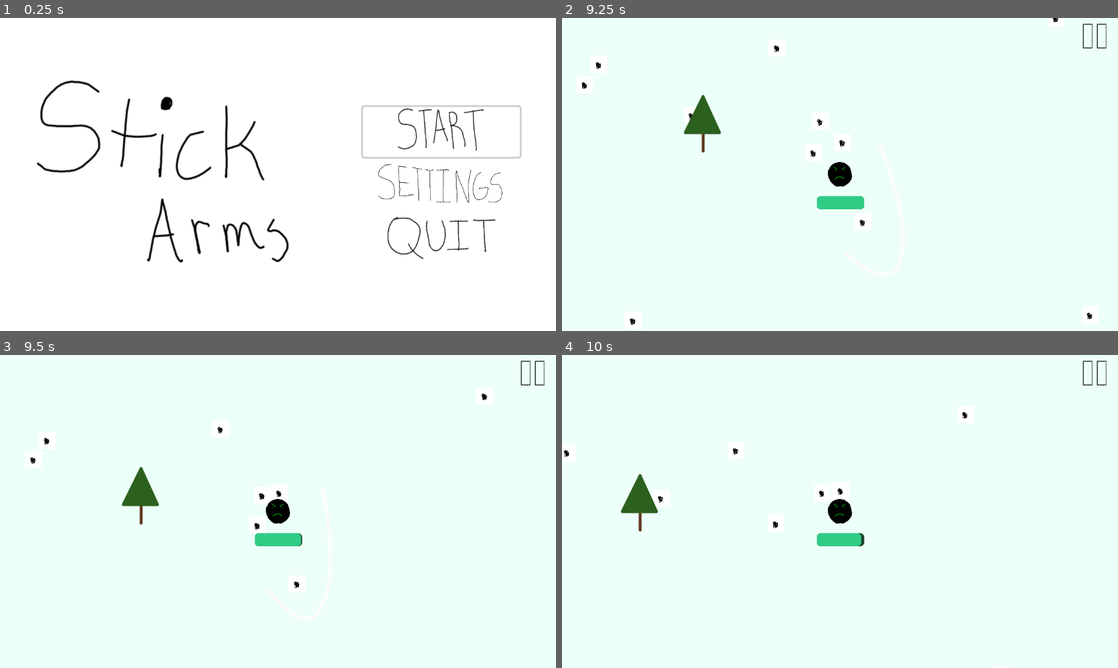
Above: before the commit, frames 1-4 (two rows, left to right).
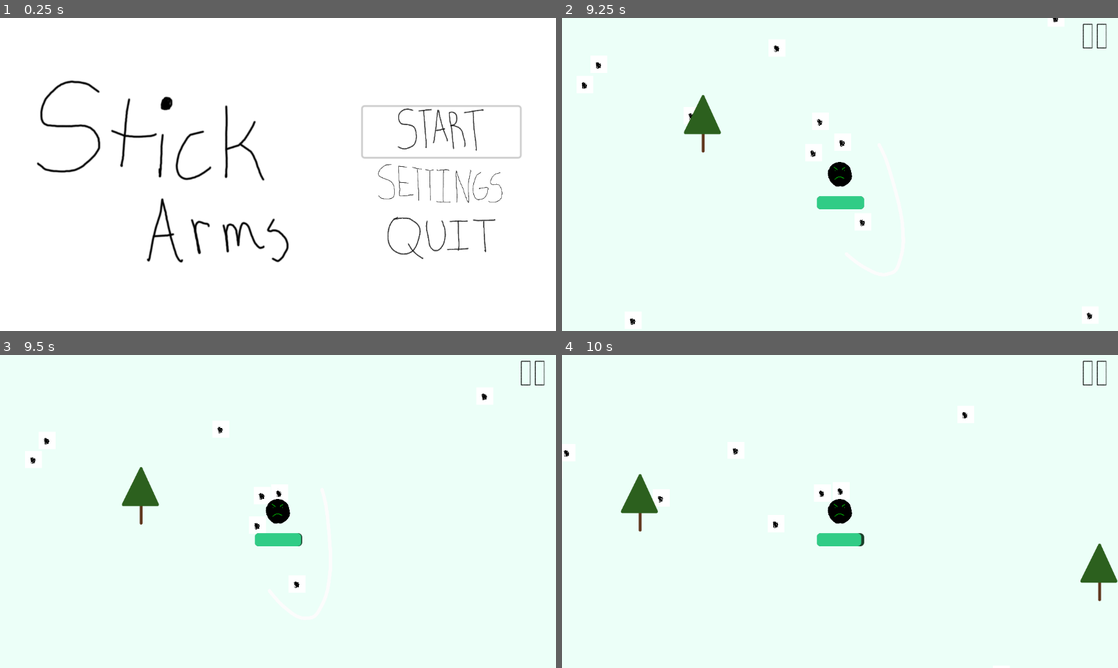
Above: after the commit, the same moments.

Repository: Reshlynt/StickArms
Game: Godot game, scene res://game_manage/main-menu.tscn
Same seed, same stepped clock (60 frames per second), same inputs: the game is played once before the commit and once after it.
Inputs (mouse positions are in pixels of both pictures, inside the frame that each line leads up to):
- Up to frame 1 (0.25 s): no input
- Up to frame 2 (9.25 s): click (1001, 130) at 0.5 s; click (1095, 36) at 1.25 s; click (845, 196) at 2 s; tap Enter at 2.75 s; hold D (move_right) 2.78-3.53 s; hold S (move_down) 3.53-4.28 s; hold D (move_right) 4.28-5.03 s; hold W (move_up) 5.03-5.78 s; hold A (move_left) 5.78-7.28 s; hold S (move_down) 7.28-8.03 s; hold D (move_right) 8.03-8.78 s; hold W (move_up) from 8.78 s (still down)
- Up to frame 3 (9.5 s): keep holding W (move_up)
- Up to frame 4 (10 s): release W (move_up) at 9.53 s; hold D (move_right) from 9.53 s (still down)

Frames 1-3 are identical in both runs. In frame 4, 0.5% of the frame differs, in the area x 93-100%, y 60-79%.

Commit message:
added lots of trees

Diff:
--- a/game_manage/StickArmsGame.tscn
+++ b/game_manage/StickArmsGame.tscn
@@ -179,6 +179,84 @@
 [node name="Tree" parent="." instance=ExtResource("8_7yr0o")]
 position = Vector2(3184, 1488)
 
+[node name="Tree15" parent="." instance=ExtResource("8_7yr0o")]
+position = Vector2(2512, 752)
+
+[node name="Tree16" parent="." instance=ExtResource("8_7yr0o")]
+position = Vector2(-672, 1176)
+
+[node name="Tree17" parent="." instance=ExtResource("8_7yr0o")]
+position = Vector2(-1024, -800)
+
+[node name="Tree18" parent="." instance=ExtResource("8_7yr0o")]
+position = Vector2(688, -448)
+
+[node name="Tree19" parent="." instance=ExtResource("8_7yr0o")]
+position = Vector2(-360, -248)
+
+[node name="Tree20" parent="." instance=ExtResource("8_7yr0o")]
+position = Vector2(-1640, 784)
+
+[node name="Tree21" parent="." instance=ExtResource("8_7yr0o")]
+position = Vector2(-1392, -304)
+
+[node name="Tree22" parent="." instance=ExtResource("8_7yr0o")]
+position = Vector2(488, 1192)
+
+[node name="Tree23" parent="." instance=ExtResource("8_7yr0o")]
+position = Vector2(1760, 512)
+
+[node name="Tree24" parent="." instance=ExtResource("8_7yr0o")]
+position = Vector2(1856, 1176)
+
+[node name="Tree25" parent="." instance=ExtResource("8_7yr0o")]
+position = Vector2(1200, 1320)
+
+[node name="Tree26" parent="." instance=ExtResource("8_7yr0o")]
+position = Vector2(2424, 0)
+
+[node name="Tree27" parent="." instance=ExtResource("8_7yr0o")]
+position = Vector2(2600, -680)
+
+[node name="Tree28" parent="." instance=ExtResource("8_7yr0o")]
+position = Vector2(1072, -1032)
+
+[node name="Tree29" parent="." instance=ExtResource("8_7yr0o")]
+position = Vector2(-32, -912)
+
+[node name="Tree4" parent="." instance=ExtResource("8_7yr0o")]
+position = Vector2(-2016, 1480)
+
+[node name="Tree5" parent="." instance=ExtResource("8_7yr0o")]
+position = Vector2(-1936, -1184)
+
+[node name="Tree6" parent="." instance=ExtResource("8_7yr0o")]
+position = Vector2(3056, -1152)
+
+[node name="Tree7" parent="." instance=ExtResource("8_7yr0o")]
+position = Vector2(1968, -736)
+
+[node name="Tree8" parent="." instance=ExtResource("8_7yr0o")]
+position = Vector2(2088, -736)
+
+[node name="Tree9" parent="." instance=ExtResource("8_7yr0o")]
+position = Vector2(2032, -648)
+
+[node name="Tree10" parent="." instance=ExtResource("8_7yr0o")]
+position = Vector2(2024, -824)
+
+[node name="Tree11" parent="." instance=ExtResource("8_7yr0o")]
+position = Vector2(-1208, 376)
+
+[node name="Tree12" parent="." instance=ExtResource("8_7yr0o")]
+position = Vector2(-1088, 376)
+
+[node name="Tree13" parent="." instance=ExtResource("8_7yr0o")]
+position = Vector2(-1144, 464)
+
+[node name="Tree14" parent="." instance=ExtResource("8_7yr0o")]
+position = Vector2(-1152, 288)
+
 [node name="Tree2" parent="." instance=ExtResource("8_7yr0o")]
 position = Vector2(392, 304)
 
